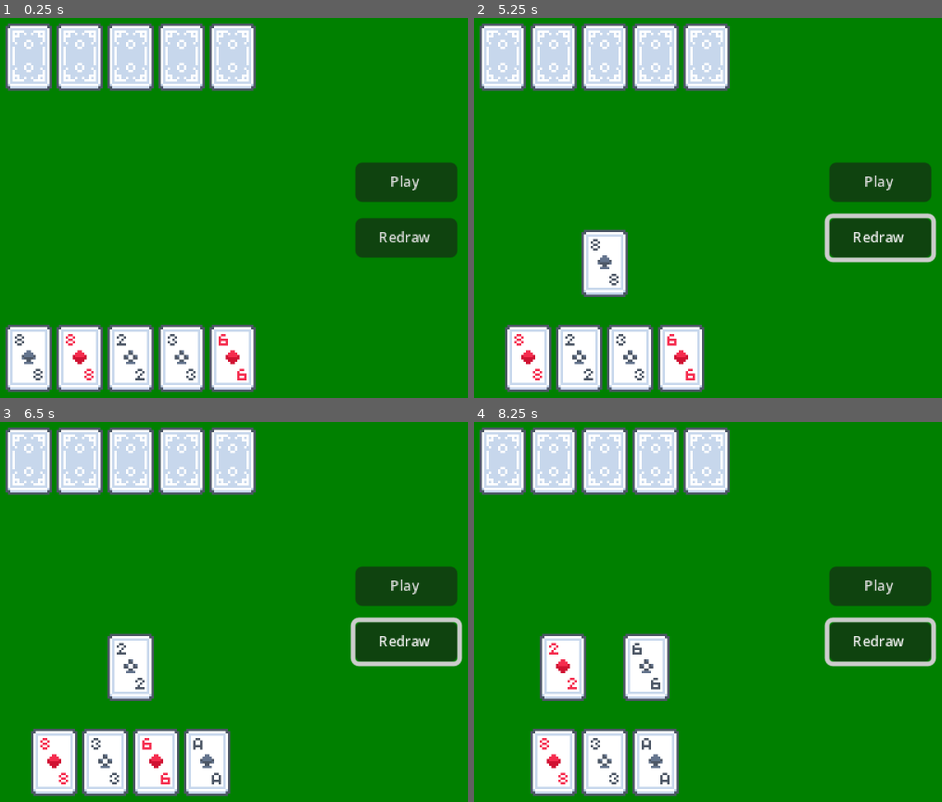
Above: before the commit, frames 1-4 (two rows, left to right).
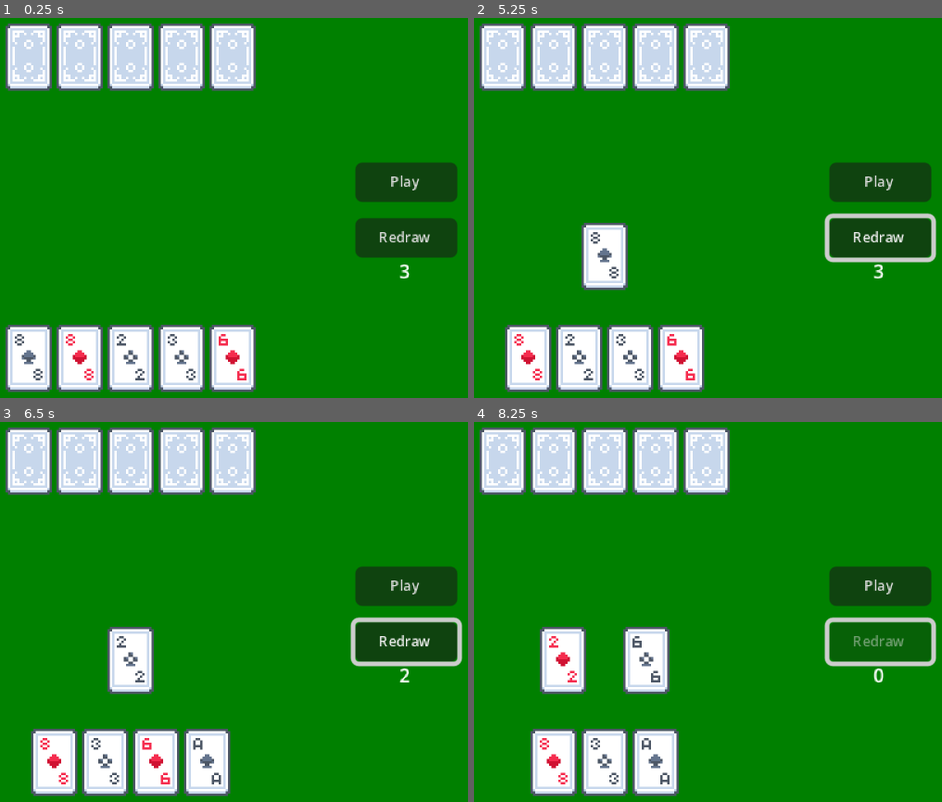
Above: after the commit, the same moments.

Repository: s-mnto/CardProject
Game: Godot game, scene res://Scenes/main.tscn
Same seed, same stepped clock (60 frames per second), same inputs: the game is played once before the commit and once after it.
Inputs (mouse positions are in pixels of both pictures, inside the frame that each line leads up to):
- Up to frame 1 (0.25 s): no input
- Up to frame 2 (5.25 s): click "Redraw" at 0.5 s; click "Play" at 1.25 s; click "Play" at 2 s; click "Redraw" at 2.75 s; click "Play" at 3.5 s; click "Redraw" at 4.25 s; tap Enter at 5 s; move the mouse to (502, 356) at 5.02 s; click (502, 356) at 5.17 s
- Up to frame 3 (6.5 s): tap Space at 5.75 s; move the mouse to (56, 760) at 5.77 s; click (56, 760) at 5.92 s
- Up to frame 4 (8.25 s): tap Enter at 6.5, 8 s; move the mouse to (576, 760) at 6.52 s; click (576, 760) at 6.67 s; tap Space at 7.25 s; move the mouse to (628, 760) at 7.27 s; click (628, 760) at 7.42 s; move the mouse to (679, 760) at 8.02 s; click (679, 760) at 8.17 s

The runs differ from the first frame. In frame 1, less than 0.1% of the frame differs, in the area x 85-88%, y 64-69%; in frame 2, 0.9%; in frame 3, 0.9%; in frame 4, 3.9%, in the area x 14-98%, y 52-74%.

Commit message:
Add card animations

Diff:
--- a/Scenes/card_ui.tscn
+++ b/Scenes/card_ui.tscn
@@ -22,3 +22,6 @@
 anchor_bottom = 0.5
 grow_horizontal = 2
 grow_vertical = 2
+
+[connection signal="mouse_entered" from="." to="." method="_on_mouse_entered"]
+[connection signal="mouse_exited" from="." to="." method="_on_mouse_exited"]
--- a/Scenes/main.tscn
+++ b/Scenes/main.tscn
@@ -3,7 +3,7 @@
 [ext_resource type="Script" uid="uid://c5hm0q62ivno1" path="res://Scripts/main.gd" id="1_bo1nx"]
 [ext_resource type="Script" uid="uid://c2sk5w3xj13hr" path="res://Scripts/game_manager.gd" id="2_8gbba"]
 
-[node name="Main" type="Control"]
+[node name="Main" type="Control" node_paths=PackedStringArray("game_manager")]
 layout_mode = 3
 anchors_preset = 15
 anchor_right = 1.0
@@ -11,6 +11,7 @@
 grow_horizontal = 2
 grow_vertical = 2
 script = ExtResource("1_bo1nx")
+game_manager = NodePath("GameManager")
 
 [node name="GameManager" type="Control" parent="."]
 layout_mode = 1
@@ -53,29 +54,33 @@
 [node name="Check" type="HBoxContainer" parent="GameManager"]
 custom_minimum_size = Vector2(32, 32)
 layout_mode = 1
-anchors_preset = -1
-anchor_left = 0.45
-anchor_top = 0.778
-anchor_right = 0.55
-anchor_bottom = 0.956
-offset_top = -41.04
-offset_bottom = -41.08
+anchors_preset = 8
+anchor_left = 0.5
+anchor_top = 0.5
+anchor_right = 0.5
+anchor_bottom = 0.5
+offset_left = -16.0
+offset_top = 6.0
+offset_right = 16.0
+offset_bottom = 38.0
 grow_horizontal = 2
-grow_vertical = 0
+grow_vertical = 2
 alignment = 1
 
-[node name="ShowComputerCards" type="HBoxContainer" parent="GameManager"]
+[node name="PlayedComputerCards" type="HBoxContainer" parent="GameManager"]
 custom_minimum_size = Vector2(32, 32)
 layout_mode = 1
-anchors_preset = -1
-anchor_left = 0.45
-anchor_top = 0.778
-anchor_right = 0.55
-anchor_bottom = 0.956
-offset_top = -85.04
-offset_bottom = -85.08
+anchors_preset = 8
+anchor_left = 0.5
+anchor_top = 0.5
+anchor_right = 0.5
+anchor_bottom = 0.5
+offset_left = -16.0
+offset_top = -26.0
+offset_right = 16.0
+offset_bottom = 6.0
 grow_horizontal = 2
-grow_vertical = 0
+grow_vertical = 2
 alignment = 1
 
 [node name="Buttons" type="Control" parent="."]
@@ -90,15 +95,22 @@
 grow_vertical = 2
 
 [node name="PlayButton" type="Button" parent="Buttons"]
-layout_mode = 0
+unique_name_in_owner = true
+layout_mode = 1
+anchors_preset = 15
+anchor_right = 1.0
+anchor_bottom = 1.0
 offset_left = -7.0
 offset_top = 72.0
-offset_right = 37.0
-offset_bottom = 89.0
+offset_right = -15.0
+offset_bottom = -91.0
+grow_horizontal = 2
+grow_vertical = 2
 theme_override_font_sizes/font_size = 6
 text = "Play"
 
 [node name="RedrawButton" type="Button" parent="Buttons"]
+unique_name_in_owner = true
 layout_mode = 1
 anchors_preset = 15
 anchor_right = 1.0
@@ -113,5 +125,34 @@
 text = "Redraw
 "
 
+[node name="RedrawLabel" type="Label" parent="Buttons/RedrawButton"]
+layout_mode = 0
+offset_left = 12.0
+offset_top = 17.0
+offset_right = 32.0
+offset_bottom = 30.0
+theme_override_font_sizes/font_size = 8
+text = "3"
+horizontal_alignment = 1
+vertical_alignment = 1
+
+[node name="RestartButton" type="Button" parent="."]
+visible = false
+layout_mode = 1
+anchors_preset = 7
+anchor_left = 0.5
+anchor_top = 1.0
+anchor_right = 0.5
+anchor_bottom = 1.0
+offset_left = -17.0
+offset_top = -44.0
+offset_right = 17.0
+offset_bottom = -27.0
+grow_horizontal = 2
+grow_vertical = 0
+theme_override_font_sizes/font_size = 6
+text = "RESTART"
+
 [connection signal="pressed" from="Buttons/PlayButton" to="GameManager" method="_on_play_button_pressed"]
 [connection signal="pressed" from="Buttons/RedrawButton" to="GameManager" method="_on_redraw_button_pressed"]
+[connection signal="pressed" from="RestartButton" to="GameManager" method="_on_restart_button_pressed"]
--- a/Scripts/Globals/signal_bus.gd
+++ b/Scripts/Globals/signal_bus.gd
@@ -1,3 +1,4 @@
 extends Node
 
 signal card_selected(card: CardUI)
+signal updated_redraw_label(draws_left: int)
--- a/Scripts/game_manager.gd
+++ b/Scripts/game_manager.gd
@@ -3,11 +3,18 @@
 const CARD_SCENE: PackedScene = preload("res://Scenes/card_ui.tscn")
 const TOTAL_CARDS: int = 5
 
+#Containers
 @onready var player_container: HBoxContainer = $Player
 @onready var cpu_container: HBoxContainer = $Computer
 @onready var check_container: HBoxContainer = $Check
-@onready var show_computer_cards: HBoxContainer = $ShowComputerCards
+@onready var played_computer_cards: HBoxContainer = $PlayedComputerCards
 
+#Buttons
+@onready var buttons: Control = $"../Buttons"
+@onready var restart_button: Button = $"../RestartButton"
+@onready var redraw_button: Button = %RedrawButton
+
+#Card in hands
 var player_hand: Array[CardResource] = []
 var cpu_hand: Array[CardResource] = []
 
@@ -53,42 +60,62 @@
 		check_container.remove_child(card)
 		player_container.add_child(card)
 
+
 func _compare_hands() -> void:
+	var tween: Tween = get_tree().create_tween()
+
 	for i: int in range(TOTAL_CARDS):
 		var selected_cards: Array[Node] = check_container.get_children()
-		var player: int = selected_cards[i].card_data.value
-		var computer: int = cpu_hand[i].value
+		var player: CardUI = selected_cards[i]
+		var computer: CardUI = played_computer_cards.get_child(i)
 
-		if player > computer:
-			print("WIN!")
+		if player.card_data.value > computer.card_data.value:
+			tween.tween_property(computer, "modulate", Color.RED, 1)
+			tween.tween_callback(computer.queue_free)
 		elif player == computer:
-			print("TIE!")
+			tween.tween_property(player, "modulate", Color.GREEN, 1)
+			tween.tween_property(computer, "modulate", Color.GREEN, 1)
 		else:
-			print("LOSE!")
+			tween.tween_property(player, "modulate", Color.RED, 1)
+			tween.tween_callback(player.queue_free)
 
 func _on_redraw_button_pressed() -> void:
-	if redraw_counter <= 0:
+	if redraw_counter <= 0 or check_container.get_child_count() > 3:
 		return
 
 	for played: CardUI in check_container.get_children():
 		check_container.remove_child(played)
 		player_hand.erase(played.card_data)
 		redraw_counter -= 1
+		if redraw_counter <= 0:
+			break
 
 	var current_cards: int = player_container.get_child_count()
 	_deal_cards(TOTAL_CARDS - current_cards)
+	SignalBus.updated_redraw_label.emit(redraw_counter)
+
+	if redraw_counter <= 0:
+		redraw_button.disabled = true
 
 func _on_play_button_pressed() -> void:
 	if check_container.get_child_count() < TOTAL_CARDS:
 		return
+	buttons.hide()
 
 	for card: CardUI in check_container.get_children():
 		card._disable_clickable()
 
 	for card: CardUI in cpu_container.get_children():
 		cpu_container.remove_child(card)
-		show_computer_cards.add_child(card)
+		played_computer_cards.add_child(card)
 		card._apply_texture()
-		await get_tree().create_timer(1.2).timeout
+		await get_tree().create_timer(0.25).timeout
 
 	_compare_hands()
+
+	await get_tree().create_timer(1.8).timeout
+	restart_button.show()
+
+func _on_restart_button_pressed() -> void:
+	get_tree().reload_current_scene()
+	DeckManager._build_deck()
--- a/Scripts/main.gd
+++ b/Scripts/main.gd
@@ -1,4 +1,15 @@
 class_name Main extends Control
+
+@export var game_manager: GameManager
+
+@onready var redraw_label: Label = $Buttons/RedrawButton/RedrawLabel
+
+func _ready() -> void:
+	SignalBus.updated_redraw_label.connect(_redraw_counter)
+	redraw_label.text = str(game_manager.redraw_counter)
 
 func _draw() -> void:
 	draw_circle(Vector2(100, 100), 350, Color.WEB_GREEN)
+
+func _redraw_counter(counter: int) -> void:
+	redraw_label.text = str(counter)
--- a/project.godot
+++ b/project.godot
@@ -10,7 +10,7 @@
 
 [application]
 
-config/name="emperor_penguin"
+config/name="Five"
 run/main_scene="uid://um6upy8f8l1e"
 config/features=PackedStringArray("4.4", "GL Compatibility")
 config/icon="uid://bjr1ky1tdiymc"
